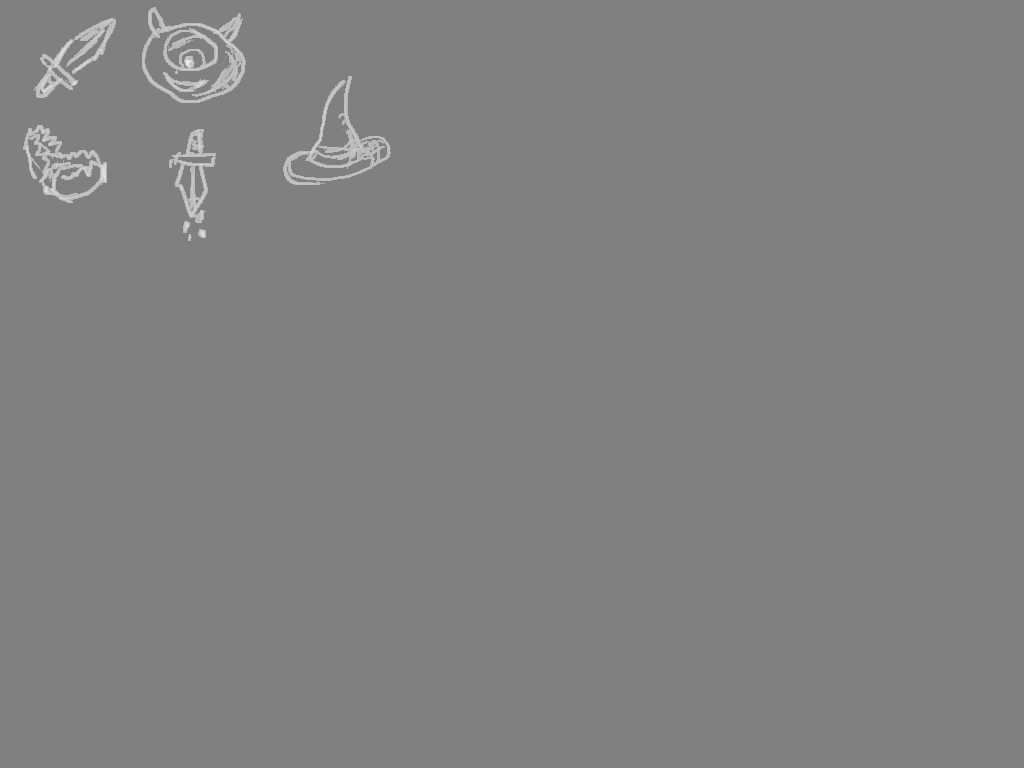
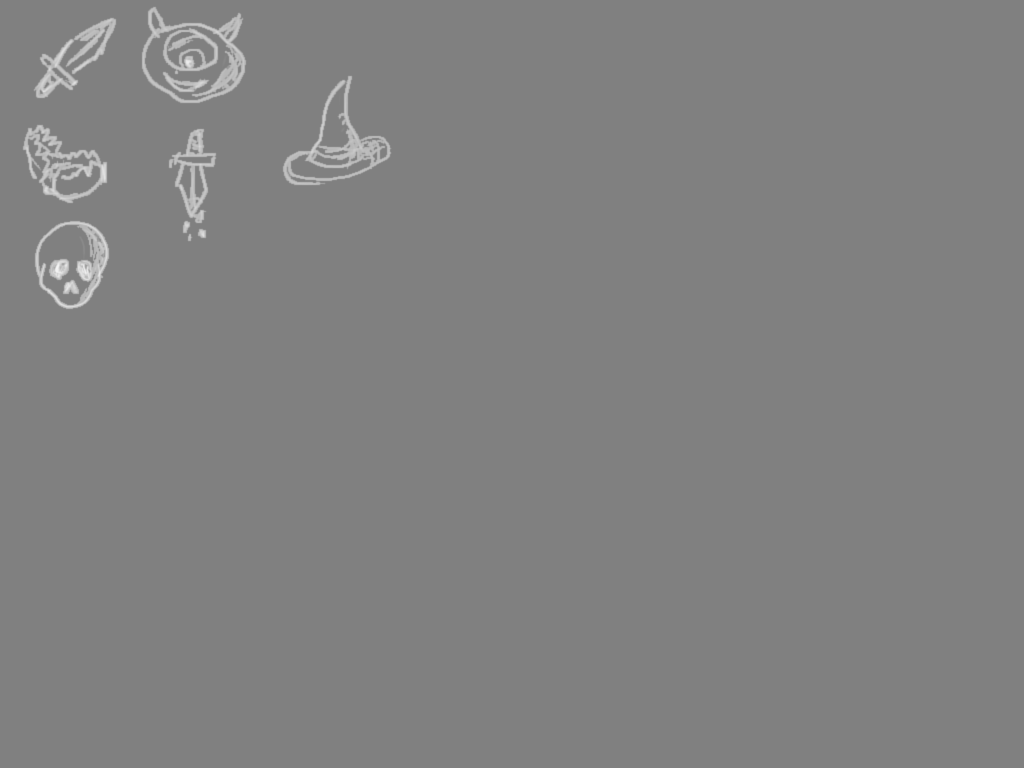
Layer changes from the first 1024×768 image to the second:
added layer "Skull" above "Wizard" over <box>34,220,110,310</box>
painted on "Wizard" over <box>22,6,392,243</box>
